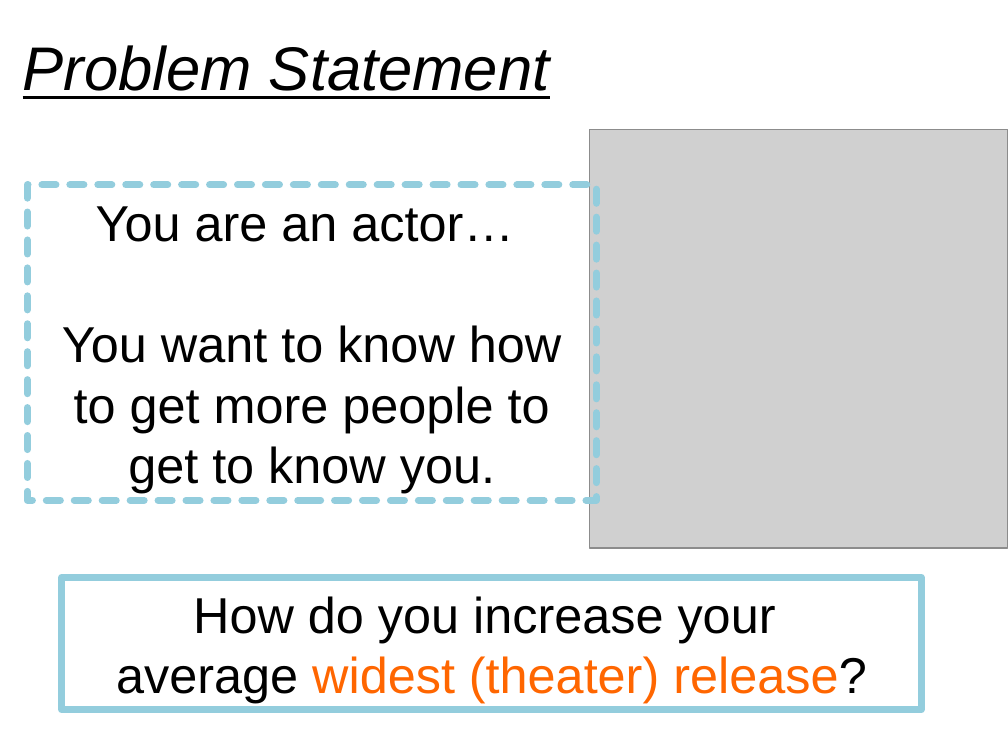
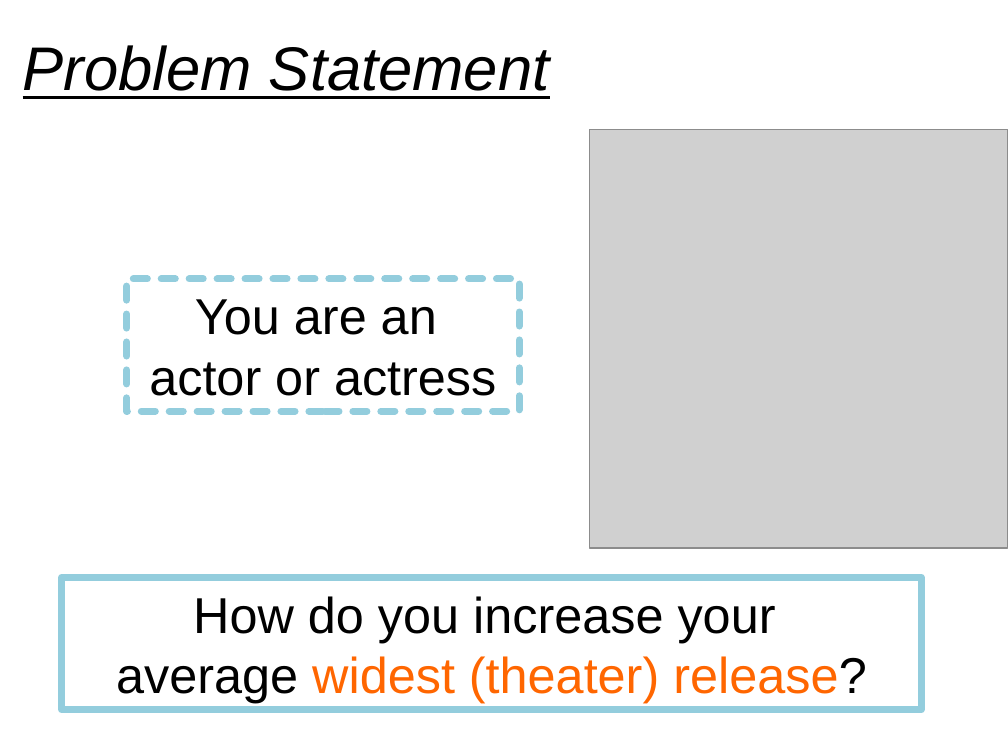
Before and after one commit to karmacelina/predicting_movie_widest_release, a slide deck: slide 2 of Luther_presentation.pptx. Drawn at 1008x756 pixels with LibreOffice and Linux fonts; fonts in the diff are those of the drawing; grey boxes stand for pictures. Boxes give left, top, right and bottom in pixels: in the first picture for what was removed or moved away, otherwise in the second. Text is boxed around its words. In the diff, an @@ line names an element or a change of style, - is before the commit and + after.

```diff
--- a/Luther_presentation.pptx
+++ b/Luther_presentation.pptx
@@ rectangle "You are an": place and size @@
-rectangle "You are an" at [27, 184, 596, 500]
+rectangle "You are an" at [127, 279, 520, 411]
@@ text in rectangle at [149, 299, 496, 396]: text changed @@
-You are an actor…
-You want to know how to get more people to get to know you.
+You are an
+actor or actress
```
Also in this commit, not shown: 6 other slides changed, 5 slides added, 3 slides removed, 1 other file.
